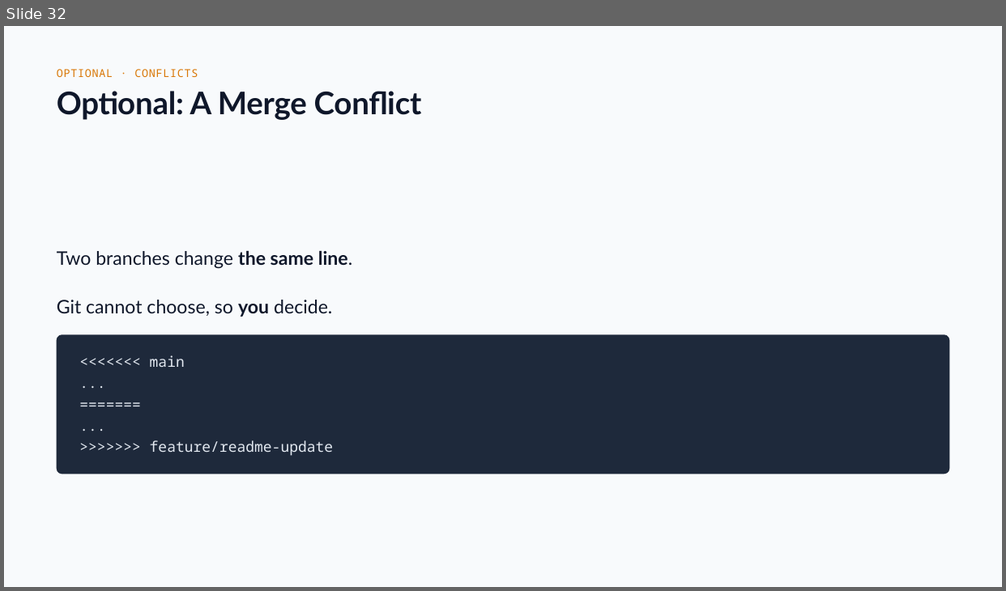
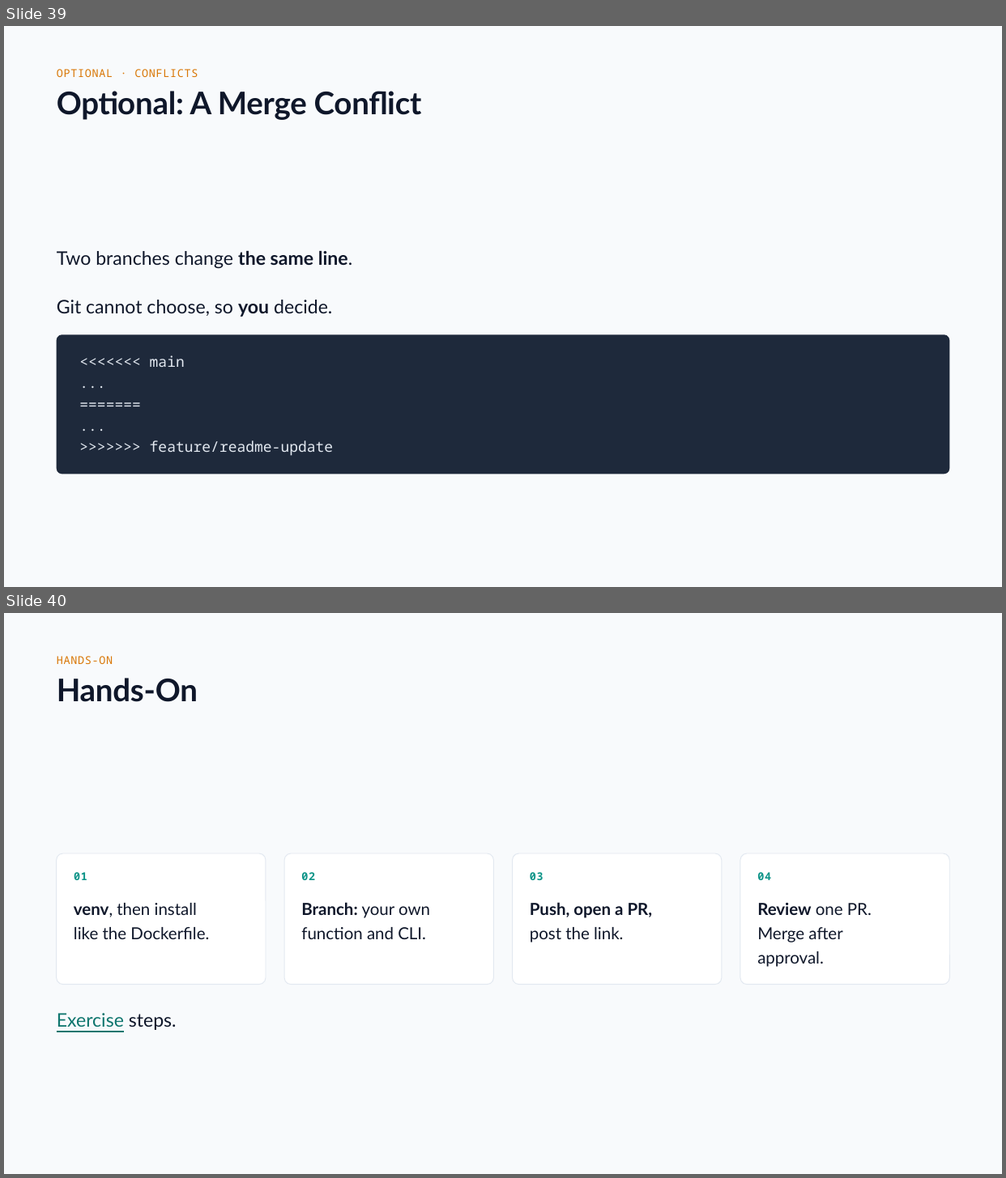
Before and after one commit to drweihungpan-lab/3R-teaching, a slide deck: materials/slides/session-2.pptx. Shown one above the other, each under a label of ours: slide 32 before the commit, slides 39 and 40 after it. The pictures are 1006x591 and 1006x1178 pixels, drawn with LibreOffice and Linux fonts; fonts in the diff are those of the drawing. Boxes give left, top, right and bottom in pixels: in the first picture for what was removed or moved away, otherwise in the second. Text is boxed around its words. In the diff, an @@ line names an element or a change of style, - is before the commit and + after.

```diff
--- a/materials/slides/session-2.pptx
+++ b/materials/slides/session-2.pptx
@@ slide 40 added at (4,613,1002,1174), background #F8FAFC @@
@@ text added at (57,656,113,664), 10.5 pt, text #D97706 @@
+HANDS-ON
@@ text added at (57,678,198,702), 30 pt, text #0F172A, bold @@
+Hands-On
@@ rounded rectangle added at (57,854,266,984), fill #FFFFFF, outline #E2E8F0 0.75 pt @@
@@ rounded rectangle added at (285,854,494,984), fill #FFFFFF, outline #E2E8F0 0.75 pt @@
@@ rounded rectangle added at (513,854,722,984), fill #FFFFFF, outline #E2E8F0 0.75 pt @@
@@ rounded rectangle added at (740,854,950,984), fill #FFFFFF, outline #E2E8F0 0.75 pt @@
@@ text added at (74,872,87,880), 10.5 pt, text #0D9488, bold @@
+01
@@ text added at (301,872,315,880), 10.5 pt, text #0D9488, bold @@
+02
@@ text added at (530,872,543,880), 10.5 pt, text #0D9488, bold @@
+03
@@ text added at (757,872,771,880), 10.5 pt, text #0D9488, bold @@
+04
@@ text added at (74,903,209,939), 16 pt, text #0F172A @@
+venv, then install
+like the Dockerfile.
@@ text added at (301,902,430,939), 16 pt, text #0F172A @@
+Branch: your own
+function and CLI.
@@ text added at (530,902,653,943), 16 pt, text #0F172A, bold @@
+Push, open a PR,
+post the link.
@@ text added at (757,903,872,967), 16 pt, text #0F172A @@
+Review one PR.
+Merge after
+approval.
@@ text added at (57,1013,177,1030), 18 pt, text #0F766E, underline @@
+Exercise steps.
@@ what was slide 32 is now slide 39 @@
```
Also in this commit, not shown: 10 slides changed, 17 other slides added, 10 slides removed, 2 other files.
